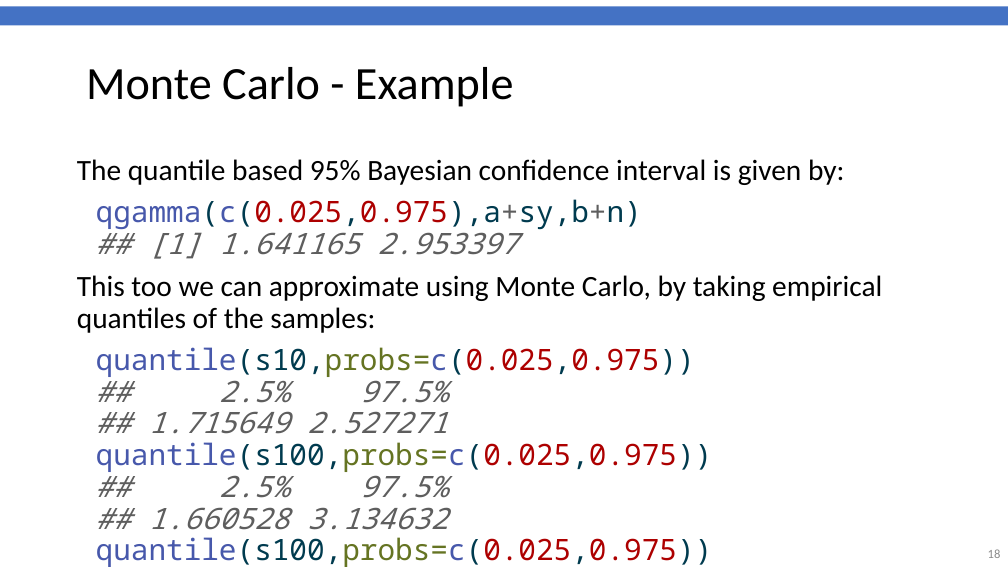
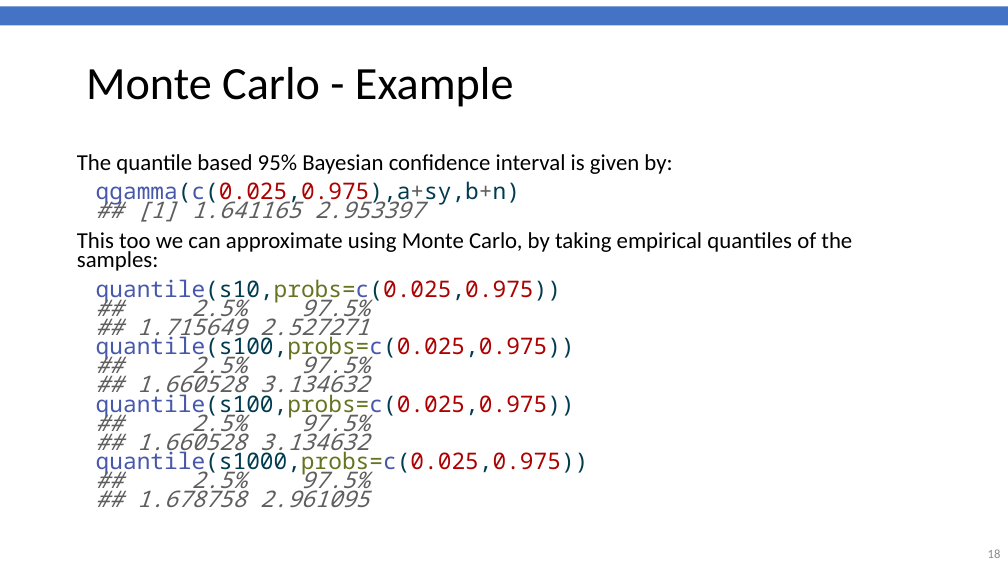
Before and after one commit to gitMarcH/UNIMA_STA623_2023, a slide deck: slide 18 of Chanco_STA623_BDA_2023_Henrion_Session4.pptx. Drawn at 1008x567 pixels with LibreOffice and Linux fonts; fonts in the diff are those of the drawing; background and template pictures are left out. Boxes give left, top, right and bottom in pixels: in the first picture for what was removed or moved away, otherwise in the second. Text is boxed around its words. In the diff, an @@ line names an element or a change of style, - is before the commit and + after.

```diff
--- a/Chanco_STA623_BDA_2023_Henrion_Session4.pptx
+++ b/Chanco_STA623_BDA_2023_Henrion_Session4.pptx
@@ text "The quantile based 95% Bayesian ..." at (x1=77, y1=154, x2=852, y2=507): size 28 to 21.7 pt; line spacing 0.9 to 0.7 @@
```
Also in this commit, not shown: 19 other slides changed, 1 slide added, 1 slide removed, 3 other files.
